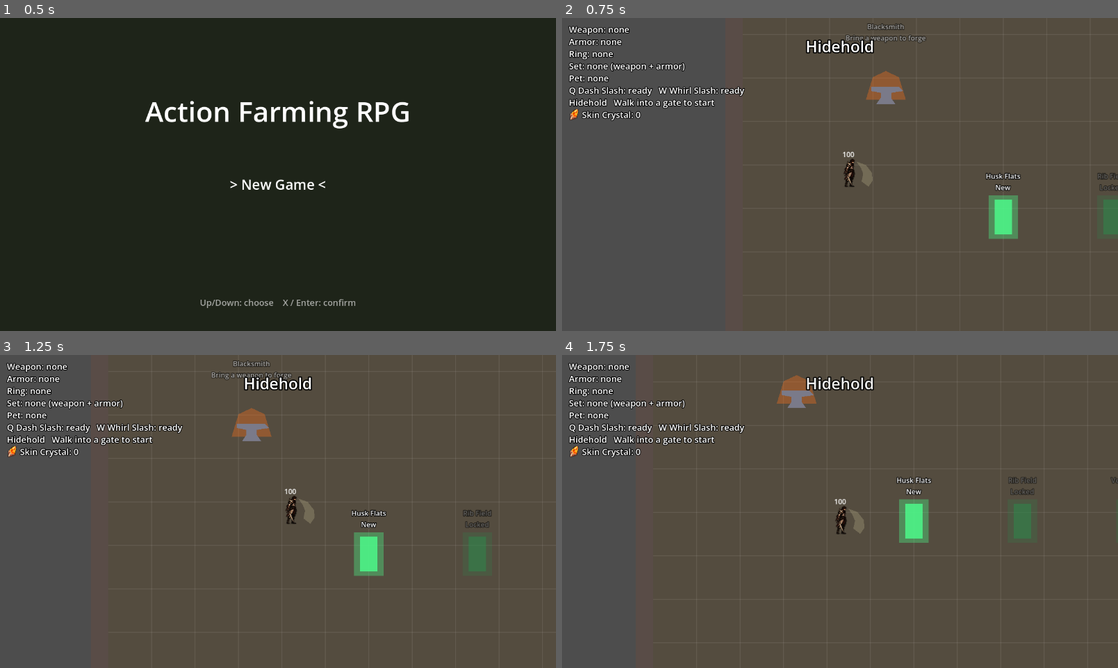
Above: before the commit, frames 1-4 (two rows, left to right).
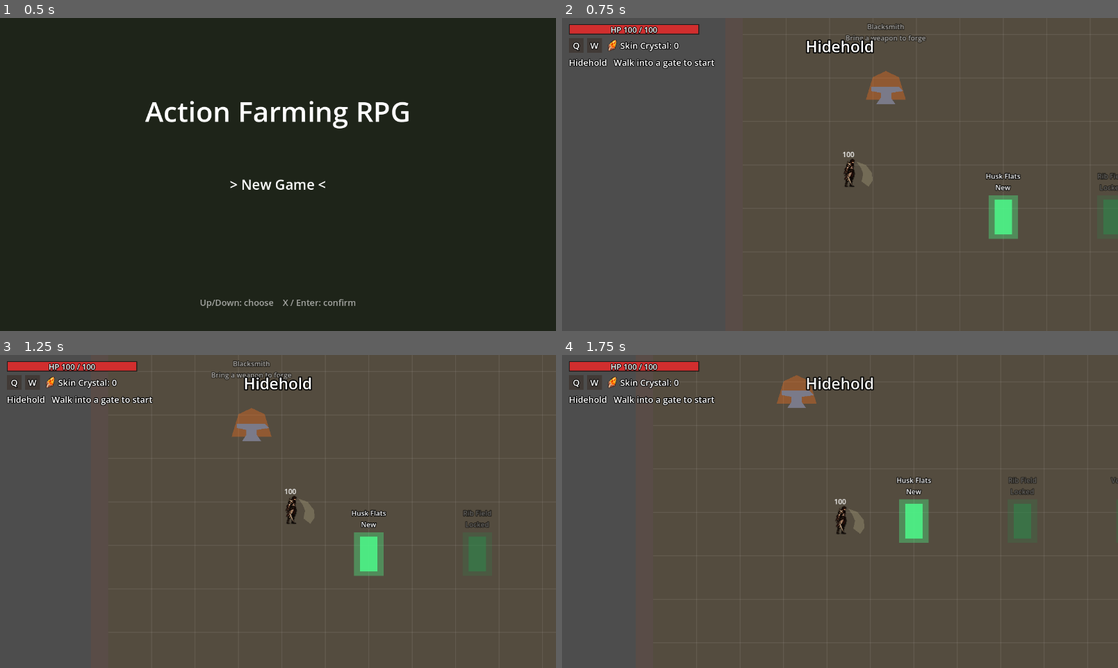
Above: after the commit, the same moments.

Repository: knc219-a11y/second-game
Game: Godot game, scene res://scenes/title.tscn
The game is run twice, just before and just after one commit, with the same random seed, the same clock (stepped at 60 frames per second) and the same inputs.
Inputs:
- Up to frame 1 (0.5 s): no input
- Up to frame 2 (0.75 s): tap Enter (ui_accept) at 0.5 s; hold Right (move_right) from 0.53 s (still down); hold X (attack) from 0.53 s (still down)
- Up to frame 3 (1.25 s): keep holding Right (move_right); keep holding X (attack); tap Enter (ui_accept) at 0.77 s; tap Space (roll) at 0.8 s
- Up to frame 4 (1.75 s): release Right (move_right) at 1.28 s; release X (attack) at 1.28 s; hold Down (move_down) from 1.28 s (still down); tap Space (roll) at 1.35 s; tap Enter (ui_accept) at 1.52 s; tap X (attack) at 1.55 s

Frame 1 is identical in both runs. In frame 2, 3.1% of the frame differs, in the area x 1-33%, y 2-33%; in frame 3, 3.2%; in frame 4, 3.2%.

Commit message:
Top-left status HUD: HP bar, Q/W cooldown boxes, crystal count, active pet
The gear/set/pet/skill text lines are hidden (the inventory shows them) but
still updated, since the inventory and tests read them. The stage line moves
up under the new HUD.

Co-Authored-By: Claude Opus 5.5 (1M context) <noreply@anthropic.com>
Claude-Session: https://claude.ai/code/session_01VSwXm3CSGWcXGTnGKnaEfZ

Diff:
--- a/scenes/player.tscn
+++ b/scenes/player.tscn
@@ -104,6 +104,7 @@
 [node name="Hud" type="CanvasLayer" parent="."]
 
 [node name="WeaponLabel" type="Label" parent="Hud"]
+visible = false
 offset_left = 16.0
 offset_top = 12.0
 offset_right = 416.0
@@ -114,6 +115,7 @@
 text = "Weapon: none"
 
 [node name="ArmorLabel" type="Label" parent="Hud"]
+visible = false
 offset_left = 16.0
 offset_top = 40.0
 offset_right = 416.0
@@ -124,6 +126,7 @@
 text = "Armor: none"
 
 [node name="RingLabel" type="Label" parent="Hud"]
+visible = false
 offset_left = 16.0
 offset_top = 68.0
 offset_right = 416.0
@@ -134,6 +137,7 @@
 text = "Ring: none"
 
 [node name="SetLabel" type="Label" parent="Hud"]
+visible = false
 offset_left = 16.0
 offset_top = 96.0
 offset_right = 616.0
@@ -144,6 +148,7 @@
 text = "Set: none (weapon + armor)"
 
 [node name="PetLabel" type="Label" parent="Hud"]
+visible = false
 offset_left = 16.0
 offset_top = 124.0
 offset_right = 516.0
@@ -154,6 +159,7 @@
 text = "Pet: none"
 
 [node name="SkillLabel" type="Label" parent="Hud"]
+visible = false
 offset_left = 16.0
 offset_top = 152.0
 offset_right = 616.0
@@ -164,18 +170,18 @@
 text = "Q Dash Slash: ready   W Whirl Slash: ready"
 
 [node name="MaterialIcon" type="TextureRect" parent="Hud"]
-offset_left = 14.0
-offset_top = 208.0
-offset_right = 42.0
-offset_bottom = 236.0
+offset_left = 102.0
+offset_top = 49.0
+offset_right = 130.0
+offset_bottom = 77.0
 texture = ExtResource("2_crystal")
 expand_mode = 1
 
 [node name="MaterialLabel" type="Label" parent="Hud"]
-offset_left = 46.0
-offset_top = 208.0
-offset_right = 416.0
-offset_bottom = 236.0
+offset_left = 134.0
+offset_top = 49.0
+offset_right = 294.0
+offset_bottom = 77.0
 theme_override_constants/outline_size = 6
 theme_override_colors/font_outline_color = Color(0, 0, 0, 1)
 theme_override_font_sizes/font_size = 20
--- a/scenes/test_map.tscn
+++ b/scenes/test_map.tscn
@@ -286,9 +286,9 @@
 
 [node name="KillLabel" type="Label" parent="Hud"]
 offset_left = 16.0
-offset_top = 180.0
+offset_top = 88.0
 offset_right = 616.0
-offset_bottom = 208.0
+offset_bottom = 116.0
 theme_override_constants/outline_size = 6
 theme_override_colors/font_outline_color = Color(0, 0, 0, 1)
 theme_override_font_sizes/font_size = 20
--- a/scripts/player.gd
+++ b/scripts/player.gd
@@ -338,7 +338,8 @@
 @onready var hp_label: Label = $HpLabel
 # Placeholder "Game Over" text, shown on death.
 @onready var game_over: CanvasLayer = $GameOver
-# Placeholder readout of the equipped weapon (top-left of the screen).
+# Gear/pet/skill text lines, hidden: the inventory (I) shows the details.
+# Still kept up to date because the inventory and tests read them.
 @onready var weapon_label: Label = $Hud/WeaponLabel
 @onready var armor_label: Label = $Hud/ArmorLabel
 @onready var ring_label: Label = $Hud/RingLabel
@@ -346,6 +347,17 @@
 @onready var pet_label: Label = $Hud/PetLabel
 @onready var skill_label: Label = $Hud/SkillLabel
 @onready var material_label: Label = $Hud/MaterialLabel
+# Top-left status HUD, built in _build_status_hud: HP bar, Q/W cooldown boxes, active pet.
+const HUD_HP_RECT := Rect2(16, 14, 300, 24)
+const HUD_ROW_Y := 46.0
+const HUD_SKILL_BOX := 34.0
+const HUD_PET_X := 300.0
+var hp_fill: ColorRect
+var hp_text: Label
+# [shade, key label] per skill, Q then W.
+var skill_boxes: Array = []
+var hud_pet_swatch: ColorRect
+var hud_pet_name: Label
 # Placeholder streak behind the Player while dashing (fades after).
 @onready var dash_trail: Polygon2D = $DashTrail
 # Placeholder ring for the set shockwave, grows and fades over shockwave_duration.
@@ -368,6 +380,8 @@
 		_setup_sprite()
 	hp = max_hp
 	hp_label.text = str(hp)
+	_build_status_hud()
+	_update_hp_bar()
 	_build_shockwave_ring()
 	_build_whirl_ring()
 	dash_shape.size = dash_hit_size
@@ -692,6 +706,81 @@
 	var q := "%.1fs" % dash_cooldown_left if dash_cooldown_left > 0.0 else "ready"
 	var w := "%.1fs" % whirl_cooldown_left if whirl_cooldown_left > 0.0 else "ready"
 	skill_label.text = "Q Dash Slash: %s   W Whirl Slash: %s" % [q, w]
+	if skill_boxes.is_empty():
+		return
+	_update_skill_box(0, "Q", dash_cooldown_left, dash_cooldown)
+	_update_skill_box(1, "W", whirl_cooldown_left, whirl_cooldown)
+
+
+# The dark shade covers the box by the share of cooldown left; the key letter turns into seconds left.
+func _update_skill_box(i: int, key: String, left: float, total: float) -> void:
+	var shade: ColorRect = skill_boxes[i][0]
+	var letter: Label = skill_boxes[i][1]
+	var frac: float = clampf(left / total, 0.0, 1.0) if total > 0.0 else 0.0
+	shade.size.y = (HUD_SKILL_BOX - 4) * frac
+	shade.visible = frac > 0.0
+	letter.text = key if frac <= 0.0 else str(ceili(left))
+	letter.add_theme_color_override("font_color", Color(1, 1, 1, 1) if frac <= 0.0 else Color(0.7, 0.7, 0.7, 1))
+
+
+func _build_status_hud() -> void:
+	var hud: CanvasLayer = $Hud
+	var back := ColorRect.new()
+	back.position = HUD_HP_RECT.position
+	back.size = HUD_HP_RECT.size
+	back.color = Color(0, 0, 0, 0.6)
+	back.mouse_filter = Control.MOUSE_FILTER_IGNORE
+	hud.add_child(back)
+	hp_fill = ColorRect.new()
+	hp_fill.position = Vector2(2, 2)
+	hp_fill.size = HUD_HP_RECT.size - Vector2(4, 4)
+	hp_fill.color = Color(0.82, 0.18, 0.18, 1)
+	back.add_child(hp_fill)
+	hp_text = _hud_label(18)
+	hp_text.size = HUD_HP_RECT.size
+	hp_text.horizontal_alignment = HORIZONTAL_ALIGNMENT_CENTER
+	hp_text.vertical_alignment = VERTICAL_ALIGNMENT_CENTER
+	back.add_child(hp_text)
+	for i in 2:
+		var box := ColorRect.new()
+		box.position = Vector2(16 + i * (HUD_SKILL_BOX + 8), HUD_ROW_Y)
+		box.size = Vector2(HUD_SKILL_BOX, HUD_SKILL_BOX)
+		box.color = Color(0.25, 0.22, 0.2, 0.9)
+		box.mouse_filter = Control.MOUSE_FILTER_IGNORE
+		hud.add_child(box)
+		var shade := ColorRect.new()
+		shade.position = Vector2(2, 2)
+		shade.size = Vector2(HUD_SKILL_BOX - 4, 0)
+		shade.color = Color(0, 0, 0, 0.7)
+		box.add_child(shade)
+		var letter := _hud_label(20)
+		letter.size = box.size
+		letter.horizontal_alignment = HORIZONTAL_ALIGNMENT_CENTER
+		letter.vertical_alignment = VERTICAL_ALIGNMENT_CENTER
+		box.add_child(letter)
+		skill_boxes.append([shade, letter])
+	hud_pet_swatch = ColorRect.new()
+	hud_pet_swatch.position = Vector2(HUD_PET_X, HUD_ROW_Y + 7)
+	hud_pet_swatch.size = Vector2(20, 20)
+	hud_pet_swatch.visible = false
+	hud.add_child(hud_pet_swatch)
+	hud_pet_name = _hud_label(20)
+	hud_pet_name.position = Vector2(HUD_PET_X + 28, HUD_ROW_Y + 3)
+	hud_pet_name.visible = false
+	hud.add_child(hud_pet_name)
+
+
+func _hud_label(font_size: int) -> Label:
+	var label := Label.new()
+	label.add_theme_font_size_override("font_size", font_size)
+	label.add_theme_constant_override("outline_size", 6)
+	label.add_theme_color_override("font_outline_color", Color(0, 0, 0, 1))
+	return label
+
+
+func _update_hp_bar() -> void:
+	hp_fill.size.x = (HUD_HP_RECT.size.x - 4) * float(hp) / max_hp
+	hp_text.text = "HP %d / %d" % [hp, max_hp]
 
 
 func _set_passing_enemies(on: bool) -> void:
@@ -1224,6 +1313,11 @@
 	get_parent().add_child(pet)
 	print("Pet now %s (owned %s)" % [pet_names[kind - 1], owned_pets])
 	pet_label.text = "Pet: %s (%s, %s %d every %.1fs)" % [pet_names[kind - 1], pet_passive_text[kind - 1], "spits" if pet.spits else "bites", pet.bite_damage, pet.bite_cooldown]
+	hud_pet_swatch.color = pet_colors[kind - 1]
+	hud_pet_name.text = pet_names[kind - 1]
+	hud_pet_name.add_theme_color_override("font_color", pet_colors[kind - 1])
+	hud_pet_swatch.visible = true
+	hud_pet_name.visible = true
 	_save_gear()
 
 
@@ -1308,6 +1402,7 @@
 		return false
 	hp = mini(hp + amount, max_hp)
 	hp_label.text = str(hp)
+	_update_hp_bar()
 	print("Healed to %d" % hp)
 	body.color = heal_flash_color
 	hurt_flash_left = hurt_flash_duration
@@ -1391,6 +1486,7 @@
 		amount = maxi(amount - armor_value, 1)
 	hp = maxi(hp - amount, 0)
 	hp_label.text = str(hp)
+	_update_hp_bar()
 	print("Player HP: %d" % hp)
 	hurt_sound.play()
 	if hp <= 0:
